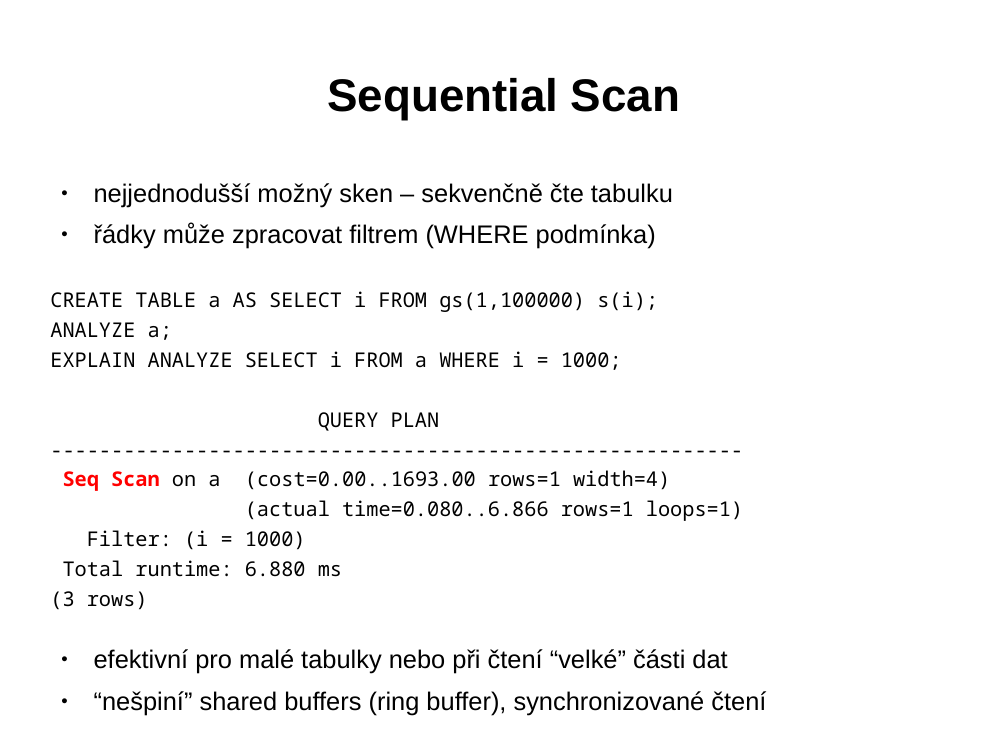
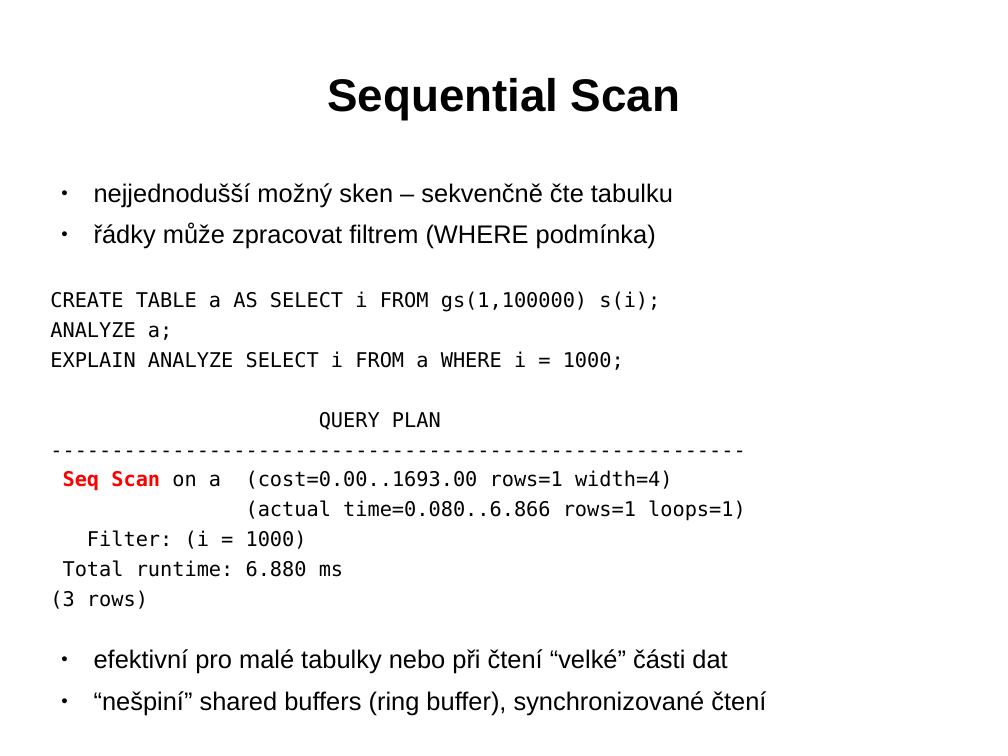
Before and after one commit to tvondra/explain_training, a slide deck: slide 37 of explain-training.odp. Drawn at 1008x756 pixels with LibreOffice and Linux fonts; fonts in the diff are those of the drawing. Boxes give left, top, right and bottom in pixels: in the first picture for what was removed or moved away, otherwise in the second. Text is boxed around its words. In the diff, an @@ line names an element or a change of style, - is before the commit and + after.

```diff
--- a/explain-training.odp
+++ b/explain-training.odp
@@ text at (50, 291, 746, 609): font Noto Sans Mono to DejaVu Sans Mono in "CREATE TABLE a AS SELECT i FROM ...", "ANALYZE a;", "EXPLAIN ANALYZE SELECT i FROM a WHERE ...", "QUERY PLAN" and 6 more places @@
```
Also in this commit, not shown: 53 other slides changed, 13 slides removed, 2 other files.
